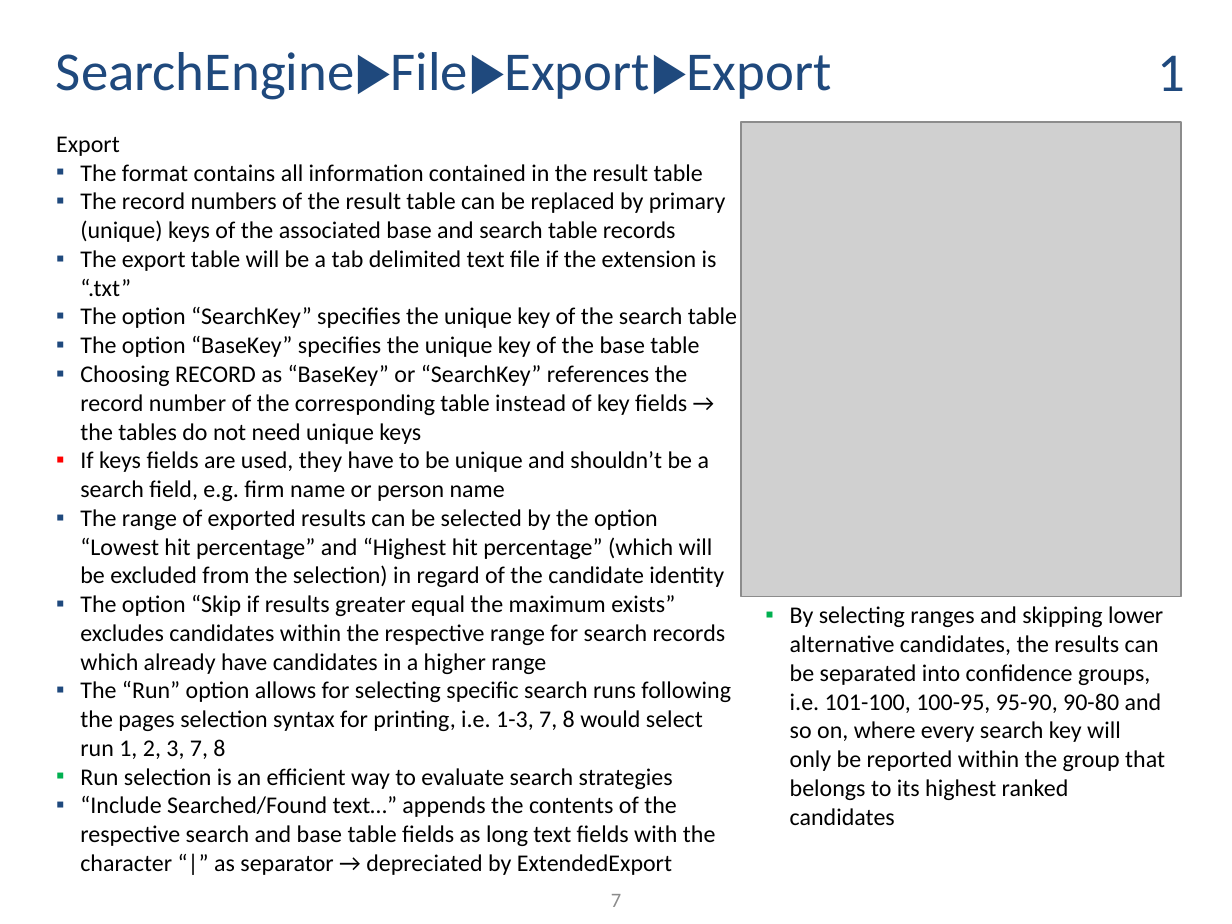
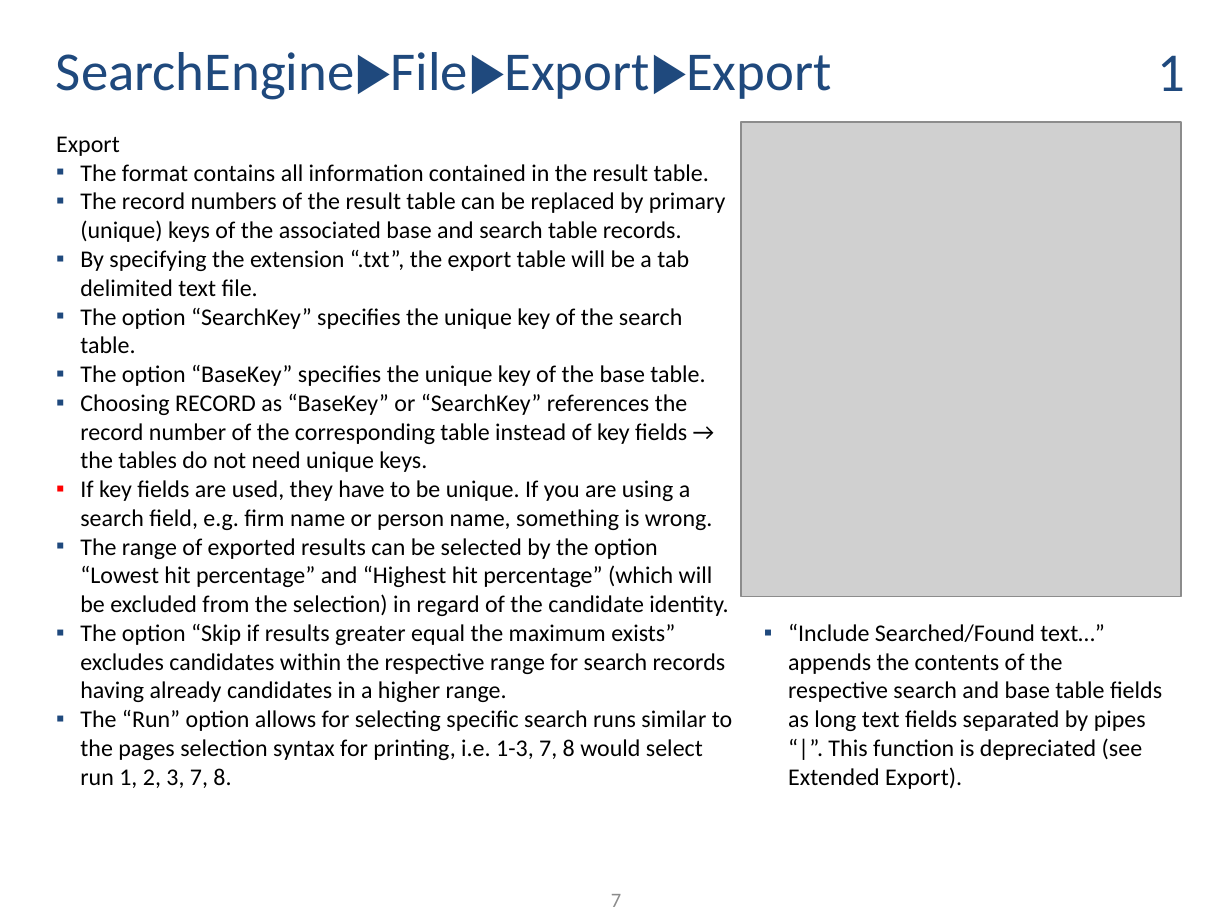
Before and after one commit to ThorstenDoherr/searchengine, a slide deck: slide 7 of doc/Manual.pptx. Drawn at 1232x924 pixels with LibreOffice and Linux fonts; fonts in the diff are those of the drawing; grey boxes stand for pictures. Boxes give left, top, right and bottom in pixels: in the first picture for what was removed or moved away, otherwise in the second. Text is boxed around its words. In the diff, an @@ line names an element or a change of style, - is before the commit and + after.

```diff
--- a/doc/Manual.pptx
+++ b/doc/Manual.pptx
@@ text at (x1=80, y1=164, x2=732, y2=788): text changed @@
-  ▪ The format contains all information contained in the result table
-  ▪ The record numbers of the result table can be replaced by primary (unique) keys of the associated base and search table records
-  ▪ The export table will be a tab delimited text file if the extension is “.txt”
-  ▪ The option “SearchKey” specifies the unique key of the search table
-  ▪ The option “BaseKey” specifies the unique key of the base table
-  ▪ Choosing RECORD as “BaseKey” or “SearchKey” references the record number of the corresponding table instead of key fields → the tables do not need unique keys
-  ▪ If keys fields are used, they have to be unique and shouldn’t be a search field, e.g. firm name or person name
-  ▪ The range of exported results can be selected by the option “Lowest hit percentage” and “Highest hit percentage” (which will be excluded from the selection) in regard of the candidate identity
-  ▪ The option “Skip if results greater equal the maximum exists” excludes candidates within the respective range for search records which already have candidates in a higher range
-  ▪ The “Run” option allows for selecting specific search runs following the pages selection syntax for printing, i.e. 1-3, 7, 8 would select run 1, 2, 3, 7, 8
-  ▪ Run selection is an efficient way to evaluate search strategies
-  ▪ “Include Searched/Found text…” appends the contents of the respective search and base table fields as long text fields with the character “|” as separator → depreciated by ExtendedExport
+  ▪ The format contains all information contained in the result table.
+  ▪ The record numbers of the result table can be replaced by primary (unique) keys of the associated base and search table records.
+  ▪ By specifying the extension “.txt”, the export table will be a tab delimited text file.
+  ▪ The option “SearchKey” specifies the unique key of the search table.
+  ▪ The option “BaseKey” specifies the unique key of the base table.
+  ▪ Choosing RECORD as “BaseKey” or “SearchKey” references the record number of the corresponding table instead of key fields → the tables do not need unique keys.
+  ▪ If key fields are used, they have to be unique. If you are using a search field, e.g. firm name or person name, something is wrong.
+  ▪ The range of exported results can be selected by the option “Lowest hit percentage” and “Highest hit percentage” (which will be excluded from the selection) in regard of the candidate identity.
+  ▪ The option “Skip if results greater equal the maximum exists” excludes candidates within the respective range for search records having already candidates in a higher range.
+  ▪ The “Run” option allows for selecting specific search runs similar to the pages selection syntax for printing, i.e. 1-3, 7, 8 would select run 1, 2, 3, 7, 8.
@@ text added at (x1=788, y1=624, x2=1162, y2=789), 14 pt, text #000000 @@
+  ▪ “Include Searched/Found text…” appends the contents of the respective search and base table fields as long text fields separated by pipes “|”. This function is depreciated (see Extended Export).
@@ text removed at (x1=790, y1=606, x2=1165, y2=825) @@
-  ▪ By selecting ranges and skipping lower alternative candidates, the results can be separated into confidence groups, i.e. 101-100, 100-95, 95-90, 90-80 and so on, where every search key will only be reported within the group that belongs to its highest ranked candidates
```
Also in this commit, not shown: 39 other slides changed, 1 slide added, 3 other files.
